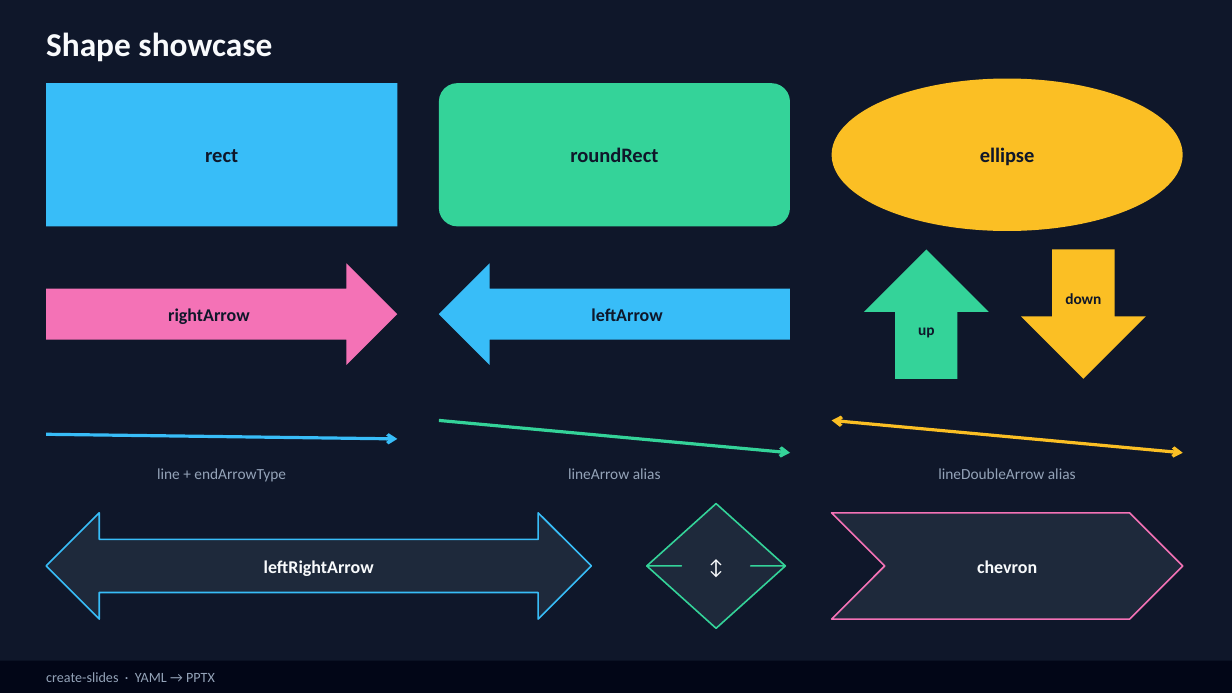
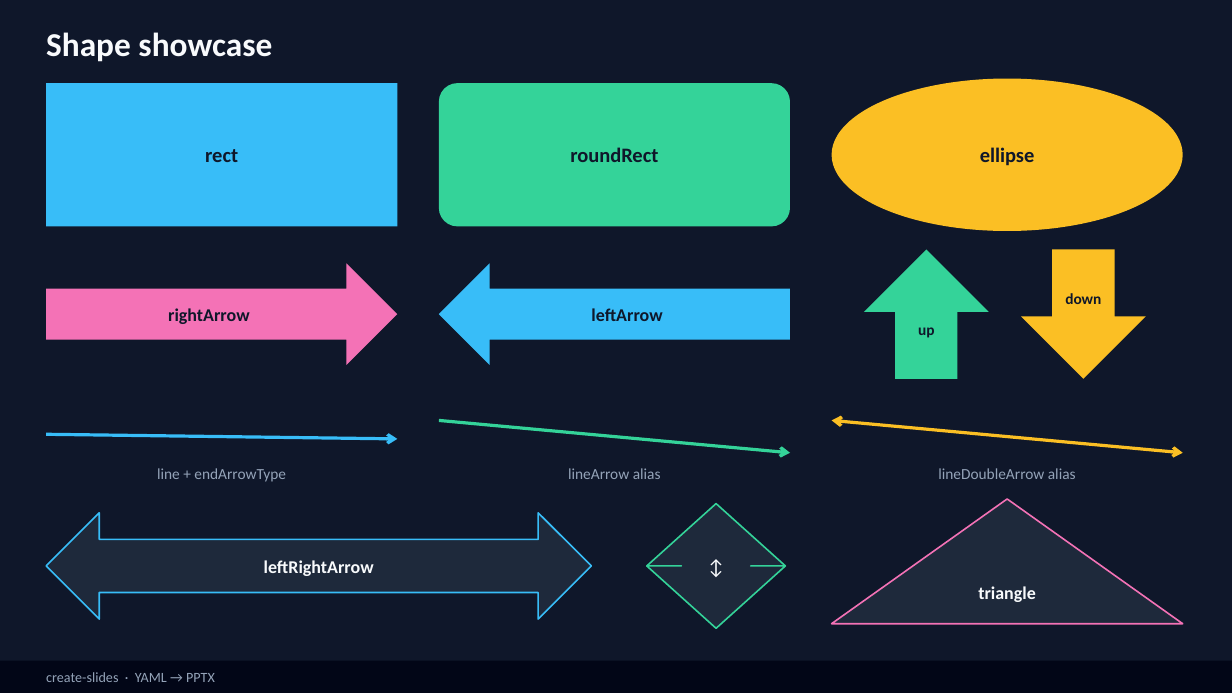
Before and after one commit to shotaminato/create-slides, a slide deck: slide 2 of examples/sample-deck.pptx. Drawn at 1232x693 pixels with LibreOffice and Linux fonts; fonts in the diff are those of the drawing. Boxes give left, top, right and bottom in pixels: in the first picture for what was removed or moved away, otherwise in the second. Text is boxed around its words. In the diff, an @@ line names an element or a change of style, - is before the commit and + after.

```diff
--- a/examples/sample-deck.pptx
+++ b/examples/sample-deck.pptx
@@ triangle "triangle" resized from (x1=832, y1=513, x2=1183, y2=619) to (x1=832, y1=499, x2=1183, y2=624) @@
@@ triangle "triangle" at (x1=832, y1=499, x2=1183, y2=624): chevron to triangle @@
@@ text in triangle at (x1=978, y1=586, x2=1036, y2=602): text changed @@
-chevron
+triangle
```
Also in this commit, not shown: 1 other slide changed.
